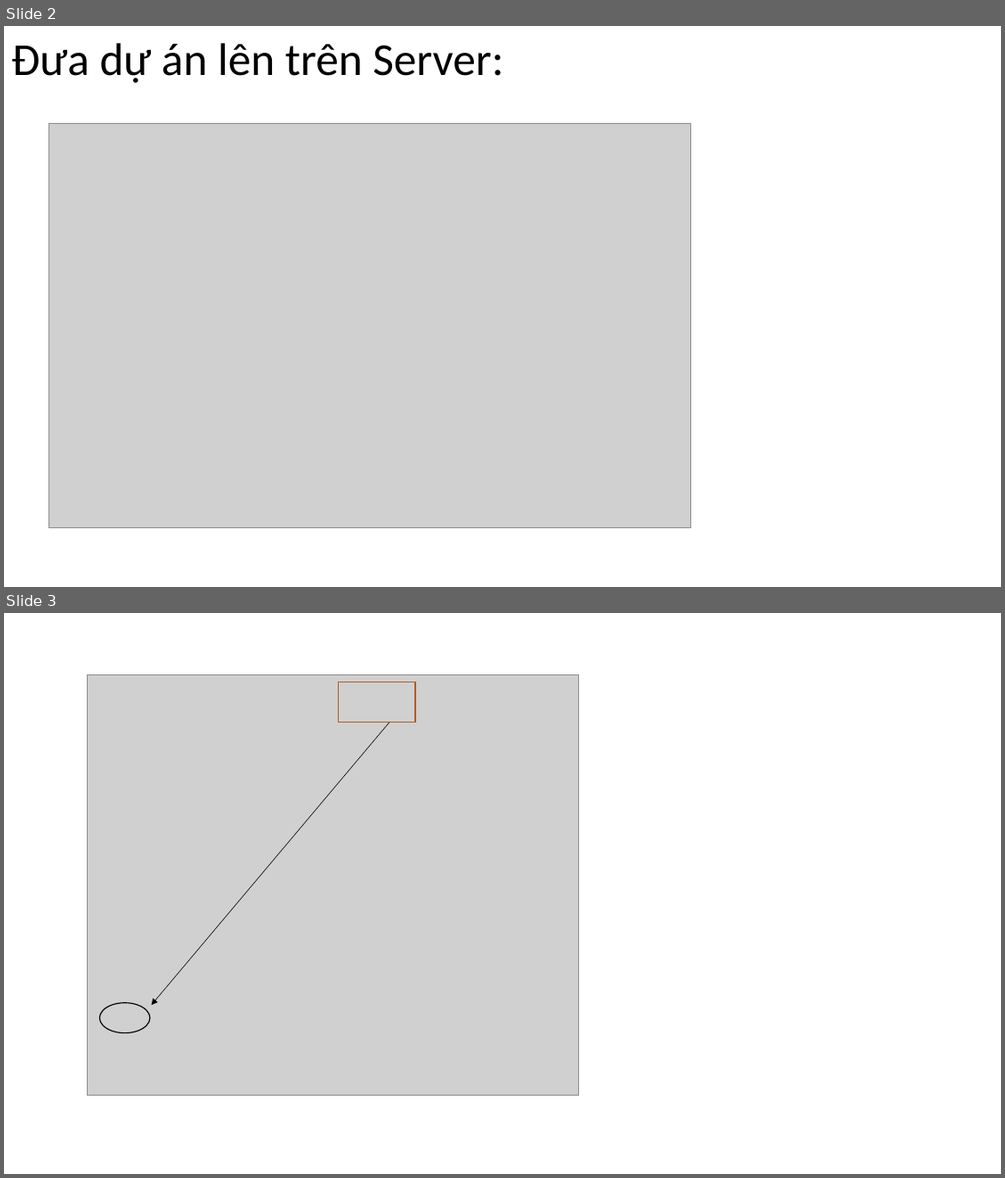
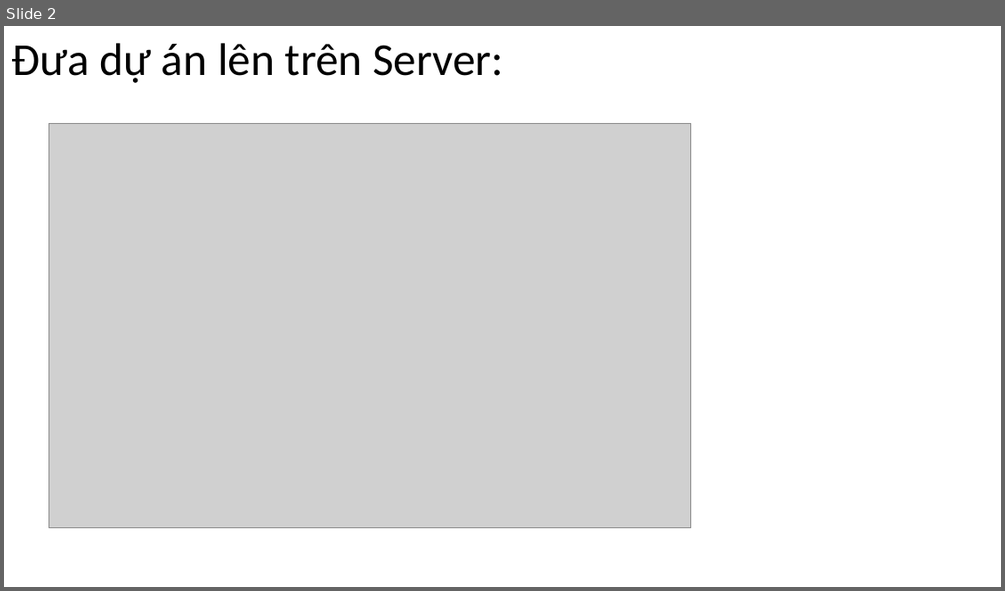
Before and after one commit to DangVanDoan05/WordPress, a slide deck: Import&ExPort DataBasePHP.pptx. Shown one above the other, each under a label of ours: slides 2 and 3 before the commit, slide 2 after it. The pictures are 1005x1178 and 1005x591 pixels, drawn with LibreOffice and Linux fonts; fonts in the diff are those of the drawing; grey boxes stand for pictures. Boxes give left, top, right and bottom in pixels: in the first picture for what was removed or moved away, otherwise in the second. Text is boxed around its words. In the diff, an @@ line names an element or a change of style, - is before the commit and + after.

```diff
--- a/Import&ExPort DataBasePHP.pptx
+++ b/Import&ExPort DataBasePHP.pptx
@@ slide 3 removed at <box>4,613,1001,1174</box>, background #FFFFFF @@
@@ picture removed at <box>88,675,578,1095</box> @@
@@ rectangle removed at <box>339,682,415,722</box> @@
@@ arrow removed from (389, 722) to (152, 1005) @@
@@ ellipse removed at <box>100,1003,150,1032</box> @@
```
Also in this commit, not shown: 1 slide changed, 8 slides added, 4 other files.
